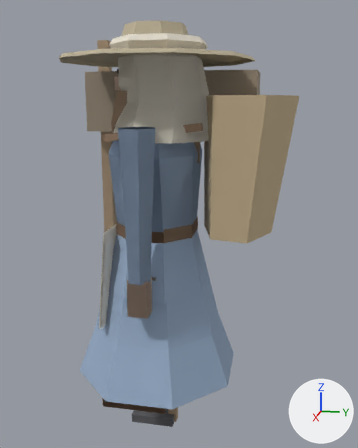
A saved change to the glTF model game/assets/modelle/figur_zwerg.glb.
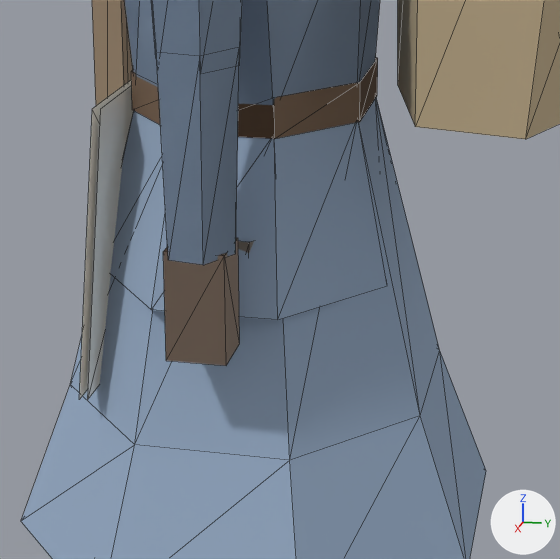
There are two pictures of each version: one whole from a camera (50 mm lens) standing at (1.804, 0.444, 1.159) and looking at (-0.106, 0.062, 0.682), one close up on the part from 20% to 72% of the width and 44% to 85% of the height. Arrows for +X, +Y and +Z are at lower right; the lights stay in place. The last two pictures show the newer version. The close-ups show mesh edges as thin lines.

The first close-up shows 'Kiepe', 'Koerper_Frau', 'Koerper_Mann', 'Schuerze', 'Stab'.
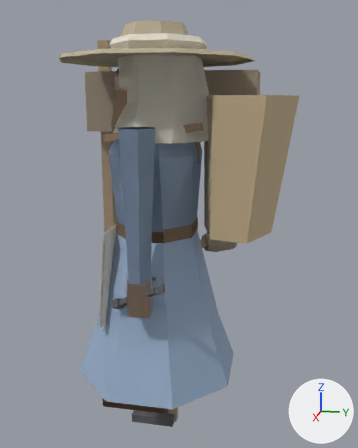
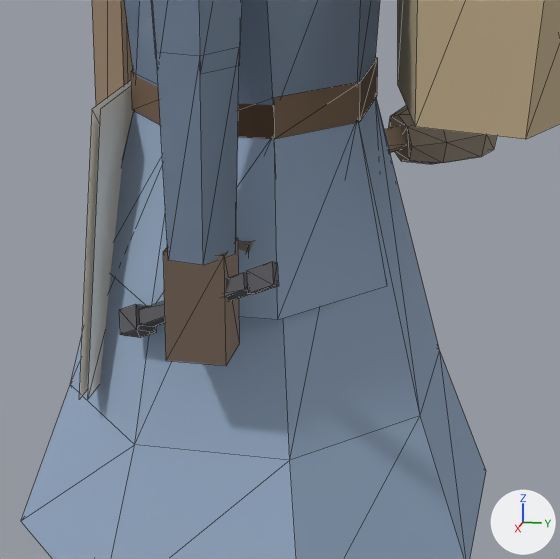
Diff of the bpy script that builds the scene:
```diff
--- a/game/assets/modelle/figur_zwerg.glb.py
+++ b/game/assets/modelle/figur_zwerg.glb.py
@@ me_schlaegel @@
+me_schlaegel.from_pydata(...)  # 48 vertices, 72 faces; spans x -0.49..-0.218, y -0.062..0.278, z 0.483..0.608
+me_schlaegel.materials.append(mat_figur)
@@ me_meissel @@
+me_meissel.from_pydata(...)  # 24 vertices, 36 faces; spans x 0.201..0.326, y -0.116..0.101, z 0.437..0.581
+me_meissel.materials.append(mat_figur)
@@ ob_schlaegel @@
+ob_schlaegel = bpy.data.objects.new('Schlaegel', me_schlaegel)
+ob_schlaegel.location = (0.0, 0.0, 0.0)
@@ ob_meissel @@
+ob_meissel = bpy.data.objects.new('Meissel', me_meissel)
+ob_meissel.location = (0.0, 0.0, 0.0)
```

Location of each change, [x1, y1, x2, y2] in pixels of the close-ups (560 x 559 px):
'Schlaegel', added (brown)
    after: [384, 106, 497, 164]
'Meissel', added
    after: [119, 262, 279, 338]
